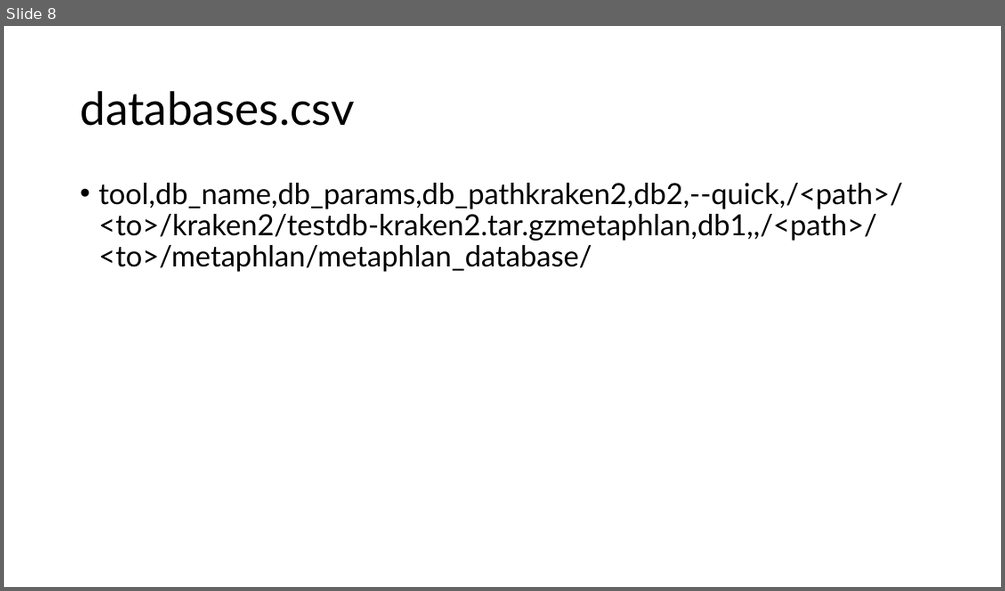
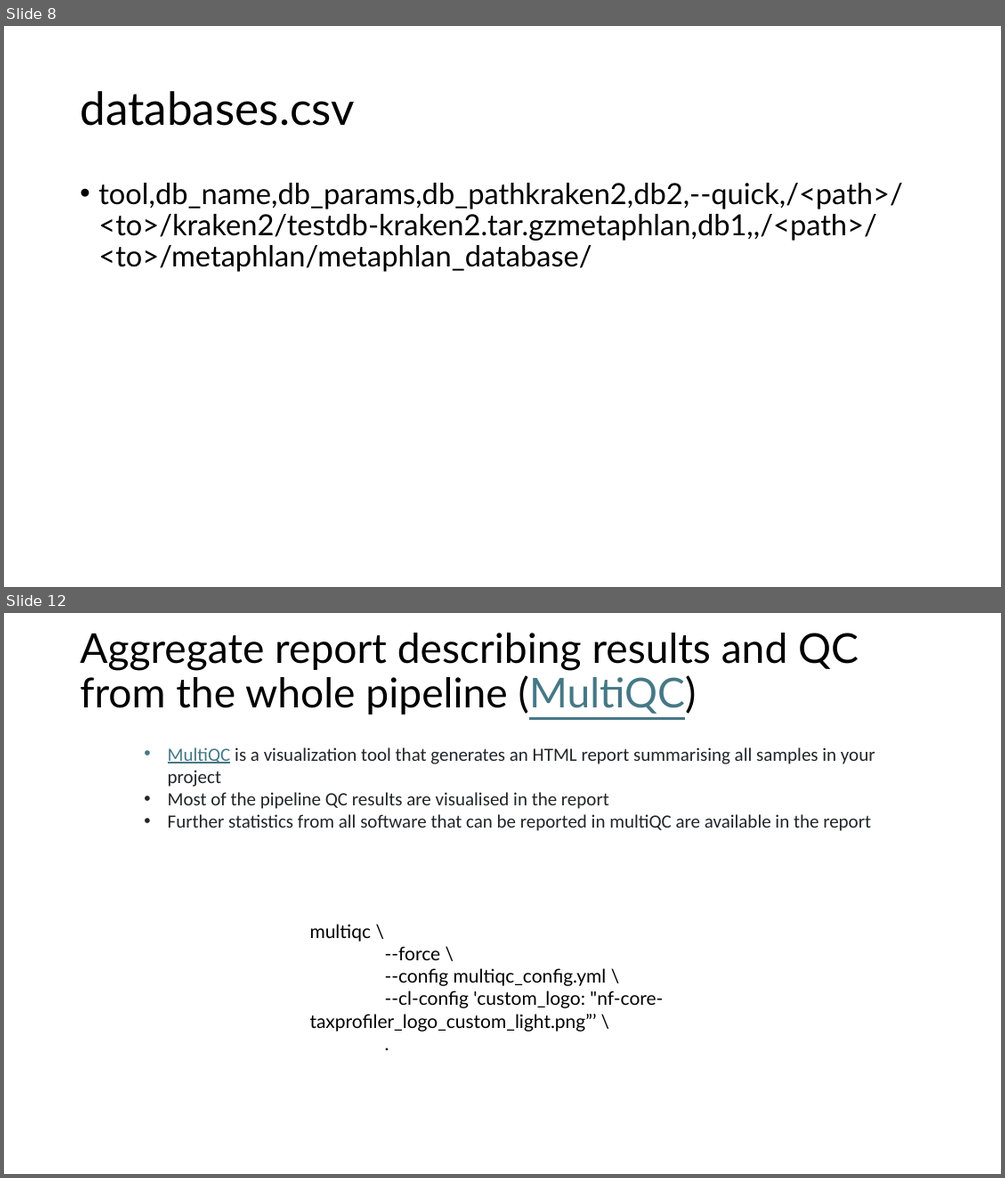
Before and after one commit to biosustain/dsp_metagenomics_training, a slide deck: course_contents/DataProcessing_taxprofiler.pptx. Shown one above the other, each under a label of ours: slide 8 before the commit, slides 8 and 12 after it; the slides between them are not shown. The pictures are 1005x591 and 1005x1178 pixels, drawn with LibreOffice and Linux fonts; fonts in the diff are those of the drawing. Boxes give left, top, right and bottom in pixels: in the first picture for what was removed or moved away, otherwise in the second. Text is boxed around its words. In the diff, an @@ line names an element or a change of style, - is before the commit and + after.

Commit message:
Fixed DataProcessing_taxprofiler.pptx

```diff
--- a/course_contents/DataProcessing_taxprofiler.pptx
+++ b/course_contents/DataProcessing_taxprofiler.pptx
@@ slide 12 added at bbox=[4, 613, 1001, 1174], background #FFFFFF @@
@@ title added at bbox=[80, 633, 858, 714], 39.6 pt, text #000000 @@
+Aggregate report describing results and QC from the whole pipeline (MultiQC)
@@ text added at bbox=[168, 747, 875, 831], 18 pt, text #212529 @@
+• MultiQC is a visualization tool that generates an HTML report summarising all samples in your project
+• Most of the pipeline QC results are visualised in the report
+• Further statistics from all software that can be reported in multiQC are available in the report
@@ text added at bbox=[310, 924, 663, 1031], 18 pt, text #000000 @@
+multiqc \
+--force \
+--config multiqc_config.yml \
+--cl-config 'custom_logo: "nf-core- taxprofiler_logo_custom_light.png”’ \
+.
```
Also in this commit, not shown: 5 slides changed, 4 other slides added, 2 slides removed.
